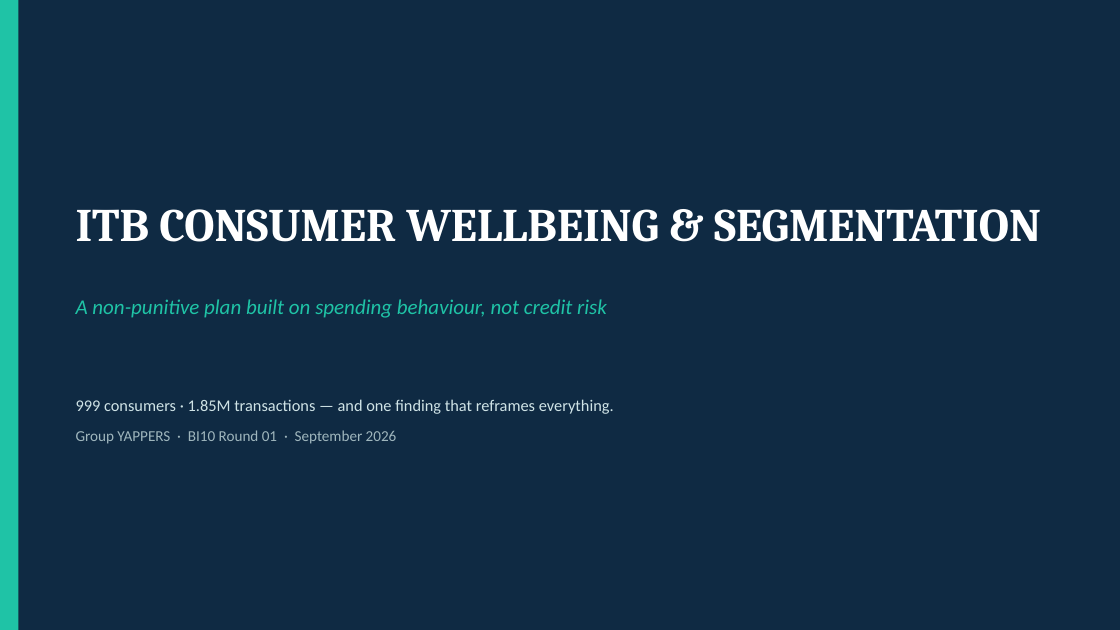
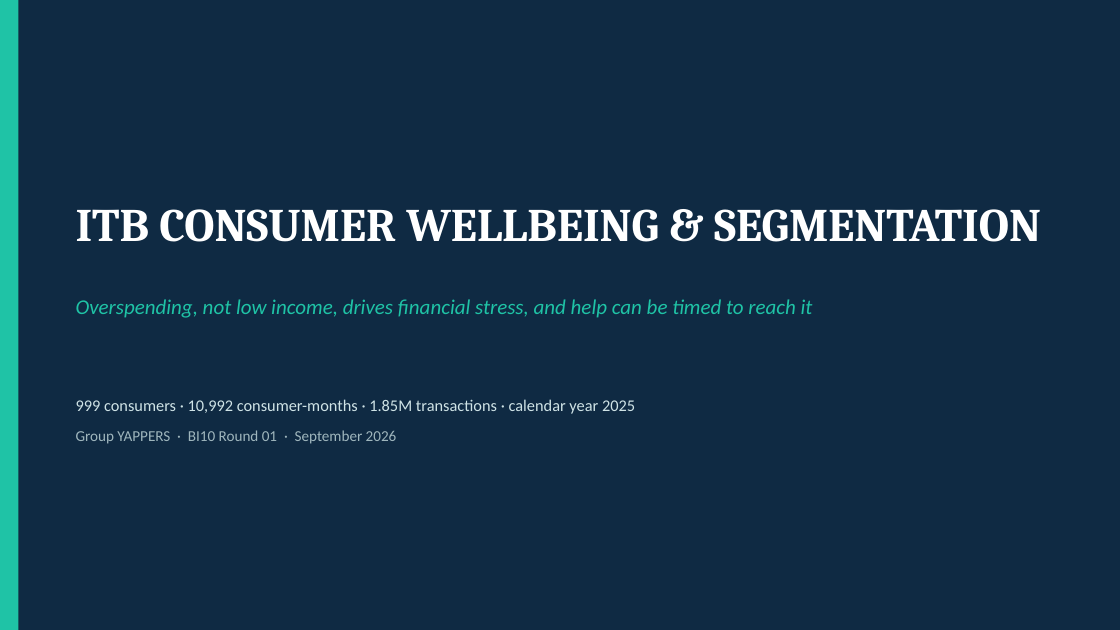
Before and after one commit to thanh-tai-435/BI10GroupYAPPERS, a slide deck: slide 1 of draft/YAPPERS_BI10_R01.pptx. Drawn at 1120x630 pixels with LibreOffice and Linux fonts; fonts in the diff are those of the drawing. Boxes give left, top, right and bottom in pixels: in the first picture for what was removed or moved away, otherwise in the second. Text is boxed around its words. In the diff, an @@ line names an element or a change of style, - is before the commit and + after.

```diff
--- a/draft/YAPPERS_BI10_R01.pptx
+++ b/draft/YAPPERS_BI10_R01.pptx
@@ text at (76, 299, 813, 318): text changed @@
-A non-punitive plan built on spending behaviour, not credit risk
+Overspending, not low income, drives financial stress, and help can be timed to reach it
@@ text at (76, 399, 635, 414): text changed @@
-999 consumers · 1.85M transactions — and one finding that reframes everything.
+999 consumers · 10,992 consumer-months · 1.85M transactions · calendar year 2025
```
Also in this commit, not shown: 21 other slides changed, 25 other files.
